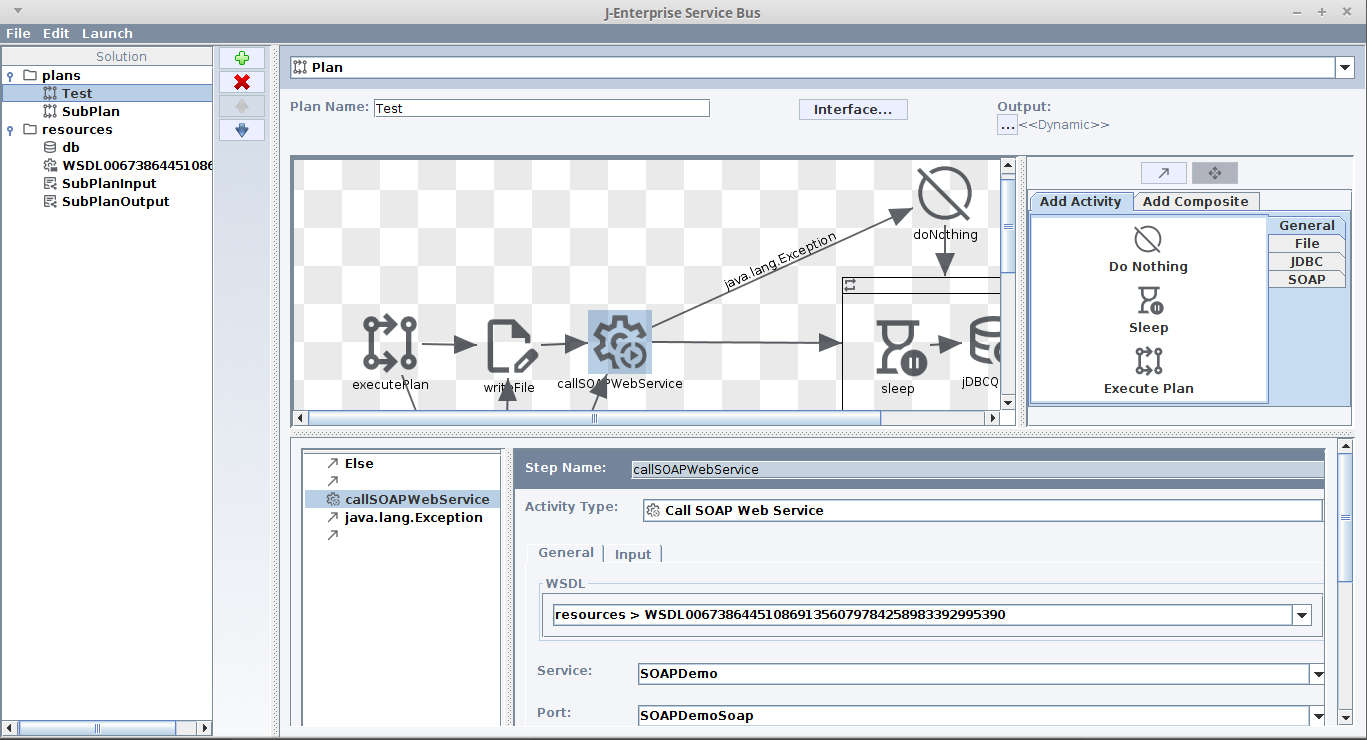
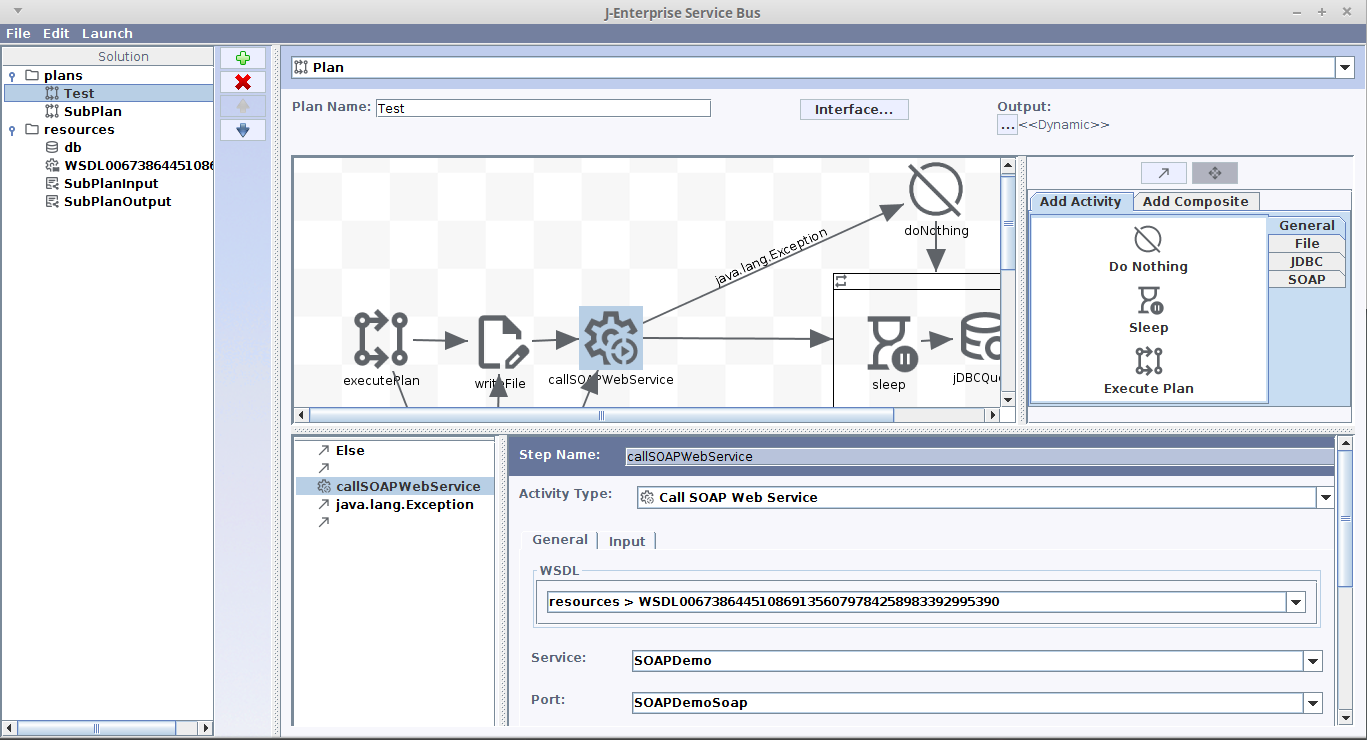
Revision of a layered 1367x740 image; what changed, layer by layer:
added layer "Pasted Layer #4" above "Pasted Layer #2" over [left=0, top=0, right=1367, bottom=740]
showed "Pasted Layer" over [left=0, top=0, right=1367, bottom=740]
hid "test2.png" over [left=0, top=0, right=1367, bottom=740]
